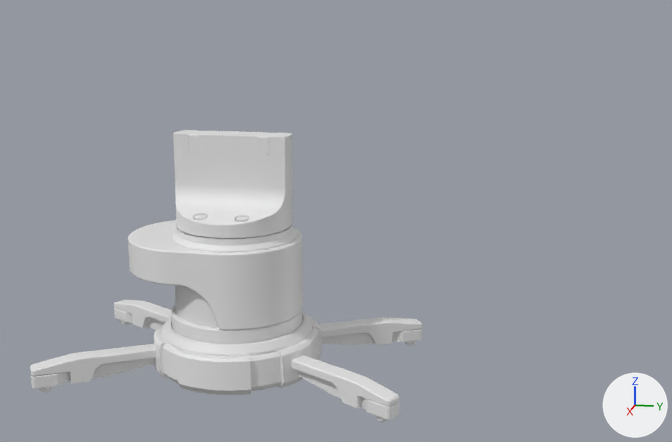
A saved change to the Blender file Hard Surface Modeling/scify_machine.blend.
Camera for both pictures: a 50 mm lens placed at (69.2, 22.0, 28.7), pointed at (0.3, 8.3, 11.4). The axes (+X, +Y, +Z) are drawn at lower right. The lights are the same throughout.

Before the edit, the objects in view are built like this:
```python
me_cylinder_004 = bpy.data.meshes.new('Cylinder.004')
me_cylinder_004.from_pydata(...)  # 106 vertices, 82 faces; spans x 5.48..6.89, y -2.92..2.92, z -1.46..1.51
me_cylinder_004.materials.append(None)
me_cylinder_005 = bpy.data.meshes.new('Cylinder.005')
me_cylinder_005.from_pydata(...)  # 250 vertices, 188 faces; spans x -5.34..5.34, y -8.67..5.35, z 3.31..9.31
me_cylinder_005.polygons.foreach_set('use_smooth', [True] * 188)
me_cylinder_005.materials.append(None)
ob_cylinder_003 = bpy.data.objects.new('Cylinder.003', me_cylinder_004)
ob_cylinder_003.location = (0.0, 0.0, 0.44)
_m = ob_cylinder_003.modifiers.new('Bevel', 'BEVEL')
_m.width = 0.008
_m.width_pct = 0.008
_m.segments = 3
_m.miter_outer = 'MITER_ARC'
_m.spread = 0.005
_m = ob_cylinder_003.modifiers.new('Mirror', 'MIRROR')
_m.mirror_object = ob_cylinder
_m = ob_cylinder_003.modifiers.new('WeightedNormal', 'WEIGHTED_NORMAL')
ob_cylinder_004 = bpy.data.objects.new('Cylinder.004', me_cylinder_005)
ob_cylinder_004.location = (0.0, 0.0, 0.44)
_m = ob_cylinder_004.modifiers.new('Bevel', 'BEVEL')
_m.width = 0.008
_m.width_pct = 0.008
_m.segments = 3
_m.miter_outer = 'MITER_ARC'
_m.spread = 0.005
_m = ob_cylinder_004.modifiers.new('WeightedNormal', 'WEIGHTED_NORMAL')
ob_leg_001 = bpy.data.objects.new('Leg.001', None)
ob_leg_001.location = (0.0, 0.0, 0.0)
ob_leg_001.rotation_euler = (0.0, 0.0, -1.047)  # degrees (0, 0, -60)
ob_leg_001.instance_type = 'COLLECTION'
ob_leg_001.instance_collection = col_leg
# also in view: 'Cylinder' at (0.0, 0.0, 1.4); 'Leg.003' at (-5.4, -9.3, -0.1); 'Cylinder.007' at (0.0, 0.0, 14.3); 'Cylinder.005' at (0.0, 0.0, 6.6); 'Cylinder.002' at (0.0, 0.0, 0.5)
```
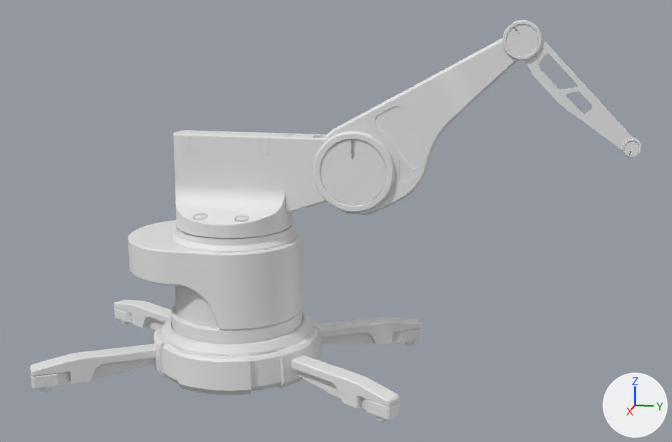
Where the change shows, as pixel boxes [x1, y1, x2, y2] in the pictures (672 x 442 px):
'Cube.014', added
    after: [324, 38, 518, 215]
'Cylinder.013', added
    after: [321, 139, 387, 205]
'Cube.017', added
    after: [524, 38, 634, 150]
'Cylinder.010', added
    after: [285, 133, 330, 214]
'Cylinder.012', added
    after: [313, 131, 395, 213]
'Cylinder.015', added
    after: [506, 24, 538, 56]
'Cylinder.014', added
    after: [502, 20, 542, 60]
'Cylinder.017', added
    after: [624, 141, 640, 155]
'Cylinder.016', added
    after: [622, 137, 642, 157]

Edits to the bpy script that builds the scene:
```text
Add ob_cylinder_017:
    ob_cylinder_017 = bpy.data.objects.new('Cylinder.017', me_cylinder_020)  # 172 vertices, 90 faces; spans x -2.54..2.54, y -2.54..2.54, z -1.14..1.14; modifiers BEVEL, WEIGHTED_NORMAL
    ob_cylinder_017.parent = ob_cylinder_016
    ob_cylinder_017.location = (0.0, 36.04, 18.79)
    ob_cylinder_017.rotation_euler = (-1.571, -0.551, -1.571)  # degrees (-90, -32, -90)
    ob_cylinder_017.scale = (0.21, 0.21, 0.441)
Add ob_cylinder_016:
    ob_cylinder_016 = bpy.data.objects.new('Cylinder.016', me_cylinder_019)  # 720 vertices, 682 faces; spans x -3.12..3.12, y -3.12..3.12, z -1.24..1.24; modifiers BEVEL, WEIGHTED_NORMAL
    ob_cylinder_016.parent = ob_cube_017
    ob_cylinder_016.location = (0.0, 36.04, 18.79)
    ob_cylinder_016.rotation_euler = (-1.571, -0.551, -1.571)  # degrees (-90, -32, -90)
    ob_cylinder_016.scale = (0.21, 0.21, 0.441)
Add ob_cube_017:
    ob_cube_017 = bpy.data.objects.new('Cube.017', me_cube_020)  # 125 vertices, 68 faces; spans x -1.0..1.0, y -4.86..5.86, z -0.9..1.1; modifiers BOOLEAN
    ob_cube_017.parent = ob_cylinder_014
    ob_cube_017.location = (0.0, 29.9, 18.13)
    ob_cube_017.scale = (0.485, 1.0, 1.09)
Add ob_cube_022:
    ob_cube_022 = bpy.data.objects.new('Cube.022', me_cube_025)  # 56 vertices, 30 faces; spans x -0.24..0.24, y -4.84..4.06, z -1.44..1.44
    ob_cube_022.location = (0.0, 31.1, 18.3)
Add ob_cylinder_014:
    ob_cylinder_014 = bpy.data.objects.new('Cylinder.014', me_cylinder_019.copy())  # modifiers BEVEL, WEIGHTED_NORMAL
    ob_cylinder_014.parent = ob_cube_014
    ob_cylinder_014.location = (0.0, 25.07, 18.24)
    ob_cylinder_014.rotation_euler = (1.571, 1.019, 1.571)  # degrees (90, 58, 90)
    ob_cylinder_014.scale = (0.442, 0.442, 0.571)
Add ob_cube_014:
    ob_cube_014 = bpy.data.objects.new('Cube.014', me_cube_017)  # 584 vertices, 398 faces; spans x -0.9..0.9, y -7.7..9.7, z -3.5..3.5; modifiers BEVEL, WEIGHTED_NORMAL
    ob_cube_014.parent = ob_cylinder_012
    ob_cube_014.location = (0.0, 15.2, 15.47)
Add ob_cylinder_012:
    ob_cylinder_012 = bpy.data.objects.new('Cylinder.012', me_cylinder_019.copy())  # modifiers BEVEL, WEIGHTED_NORMAL
    ob_cylinder_012.location = (0.0, 9.76, 15.47)
    ob_cylinder_012.rotation_euler = (1.571, 1.062, 1.571)  # degrees (90, 61, 90)
Add ob_cylinder_015:
    ob_cylinder_015 = bpy.data.objects.new('Cylinder.015', me_cylinder_020.copy())  # modifiers BEVEL, WEIGHTED_NORMAL
    ob_cylinder_015.parent = ob_cylinder_014
    ob_cylinder_015.location = (0.0, 25.07, 18.24)
    ob_cylinder_015.rotation_euler = (1.571, -0.29, 1.571)  # degrees (90, -17, 90)
    ob_cylinder_015.scale = (0.442, 0.442, 0.571)
Add ob_cylinder_013:
    ob_cylinder_013 = bpy.data.objects.new('Cylinder.013', me_cylinder_020.copy())  # modifiers BEVEL, WEIGHTED_NORMAL
    ob_cylinder_013.parent = ob_cylinder_012
    ob_cylinder_013.location = (0.0, 9.756, 15.47)
    ob_cylinder_013.rotation_euler = (0.0, 1.571, 0.0)  # degrees (0, 90, 0)
Add ob_cylinder_010:
    ob_cylinder_010 = bpy.data.objects.new('Cylinder.010', me_cylinder_011)  # 64 vertices, 34 faces; spans x -1.11..1.11, y 4.46..7.99, z -1.87..4.14; modifiers BOOLEAN, BEVEL, WEIGHTED_NORMAL
    ob_cylinder_010.location = (0.0, 0.0, 13.85)
Add ob_cube_013:
    ob_cube_013 = bpy.data.objects.new('Cube.013', me_cube_016)  # 32 vertices, 18 faces; spans x -0.9..0.9, y -8.6..8.6, z -3.6..3.6
    ob_cube_013.location = (0.0, 15.1, 15.47)
```
